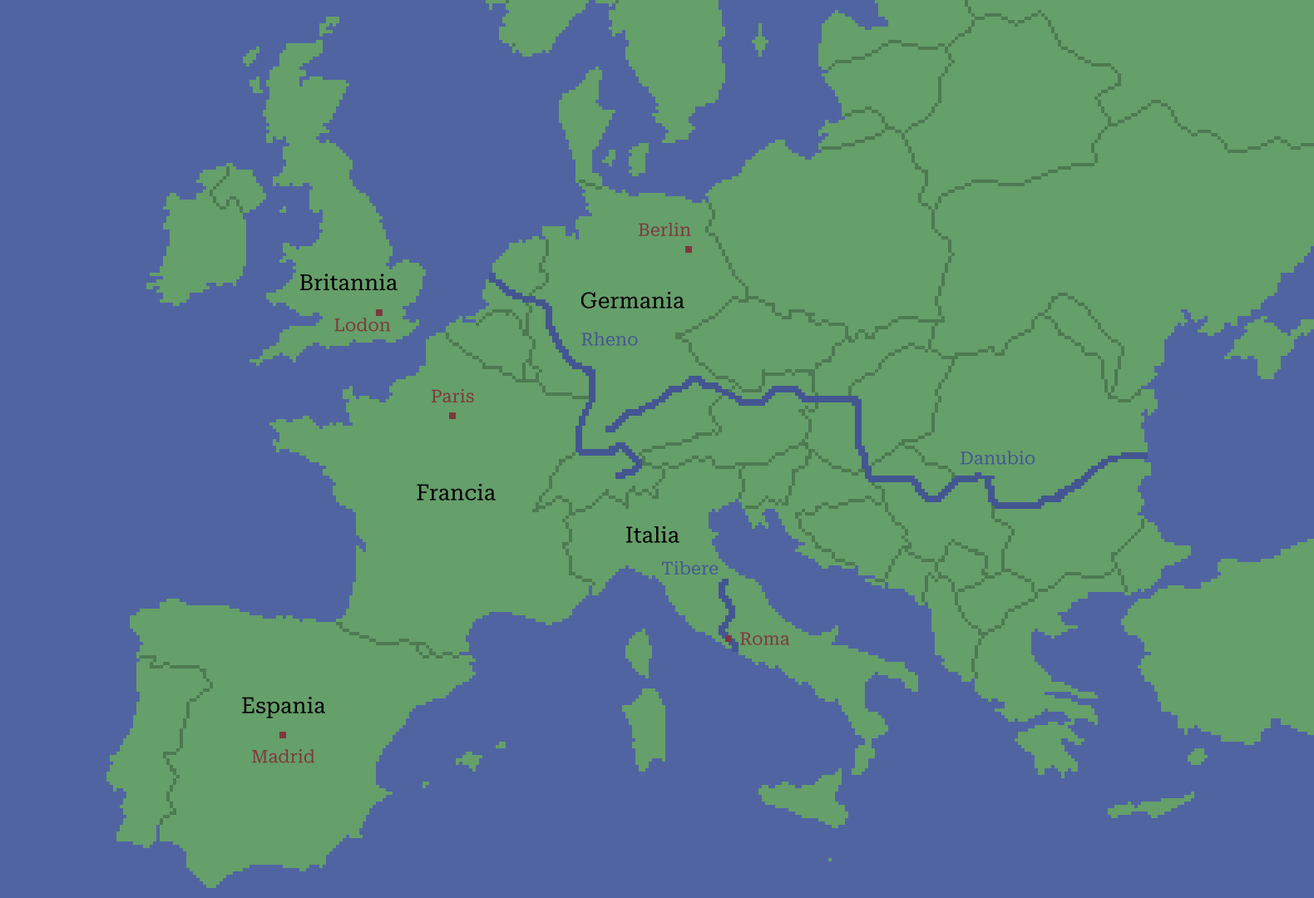
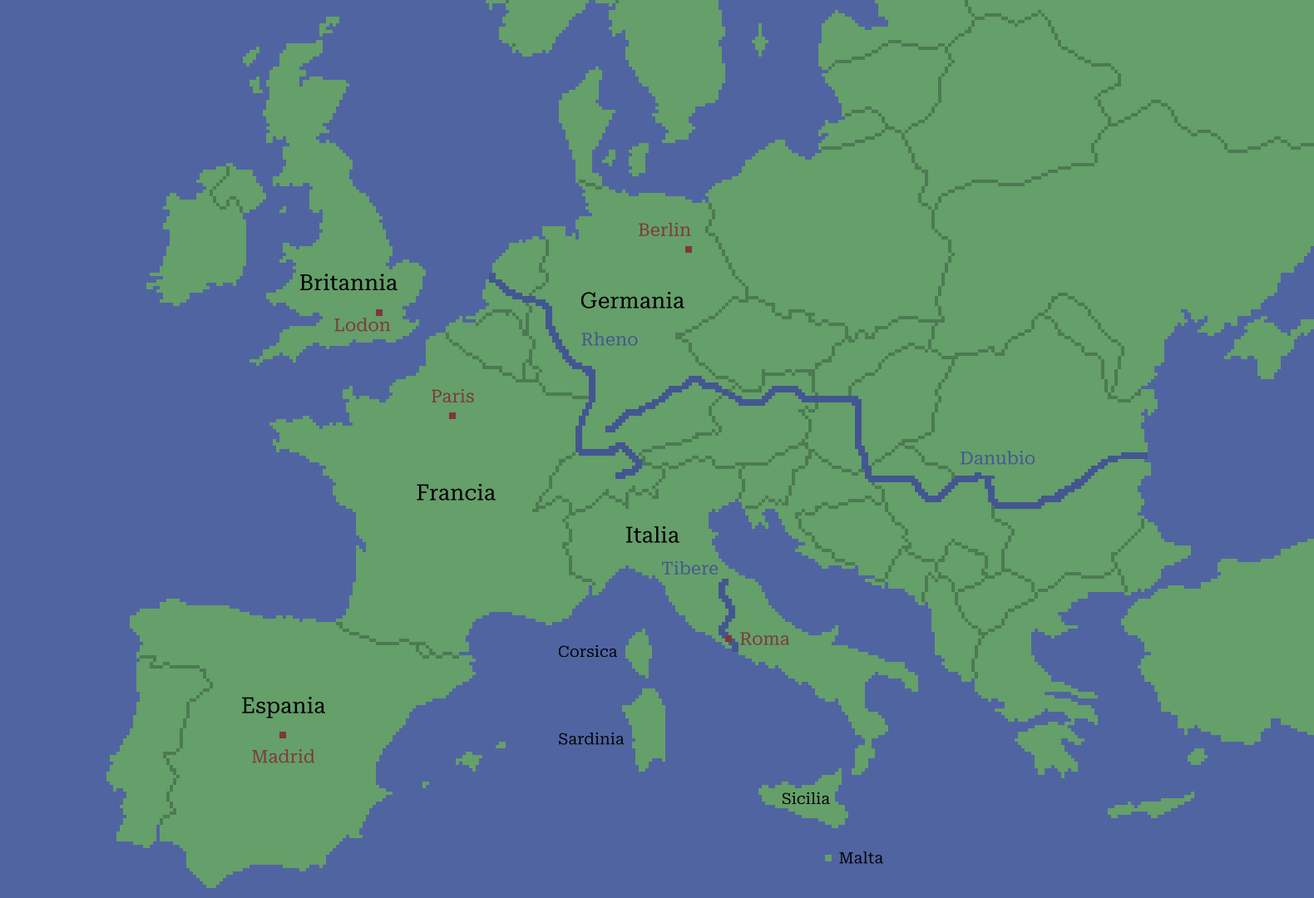
Revision of a layered 1314 × 898 image; what changed, layer by layer:
pixels changed over (558, 645, 883, 864) (layer not identified)
